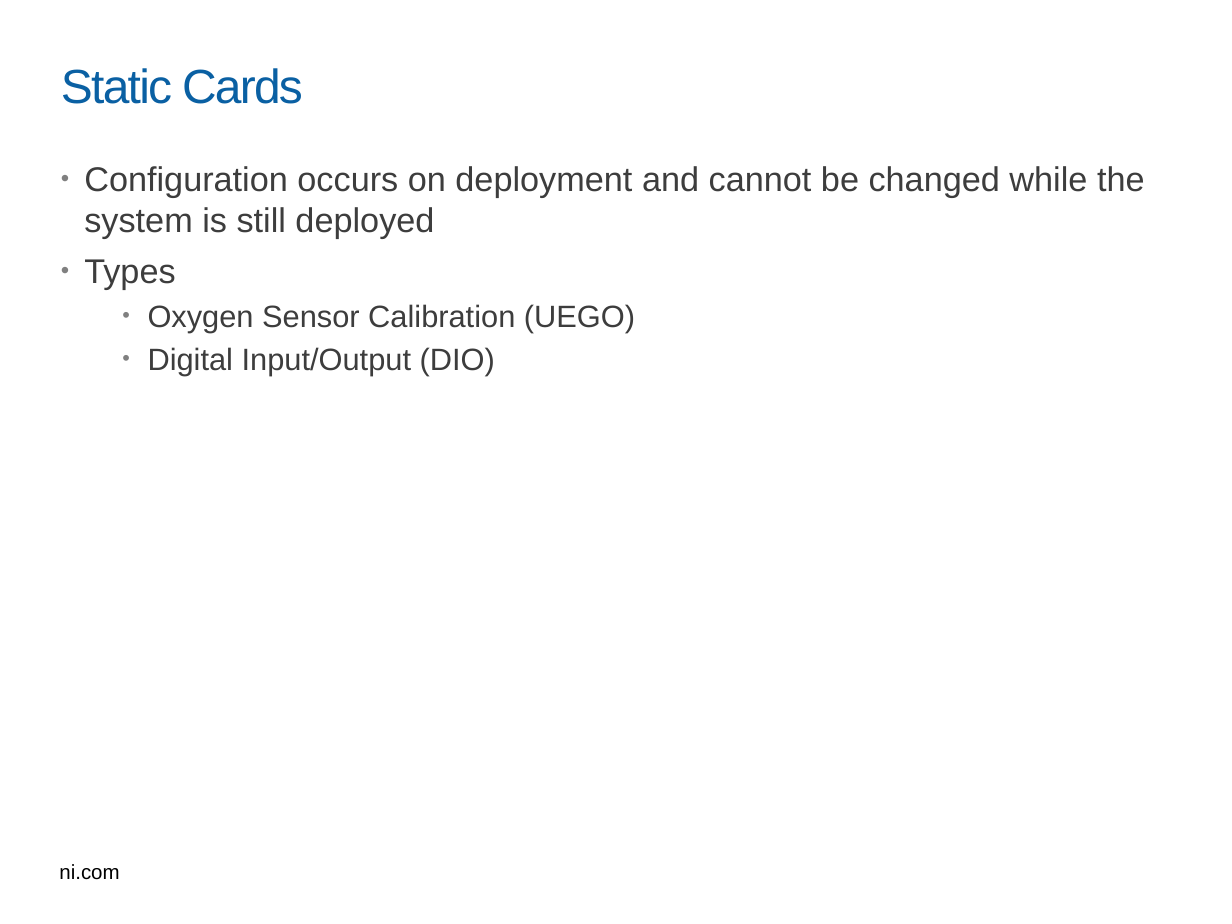
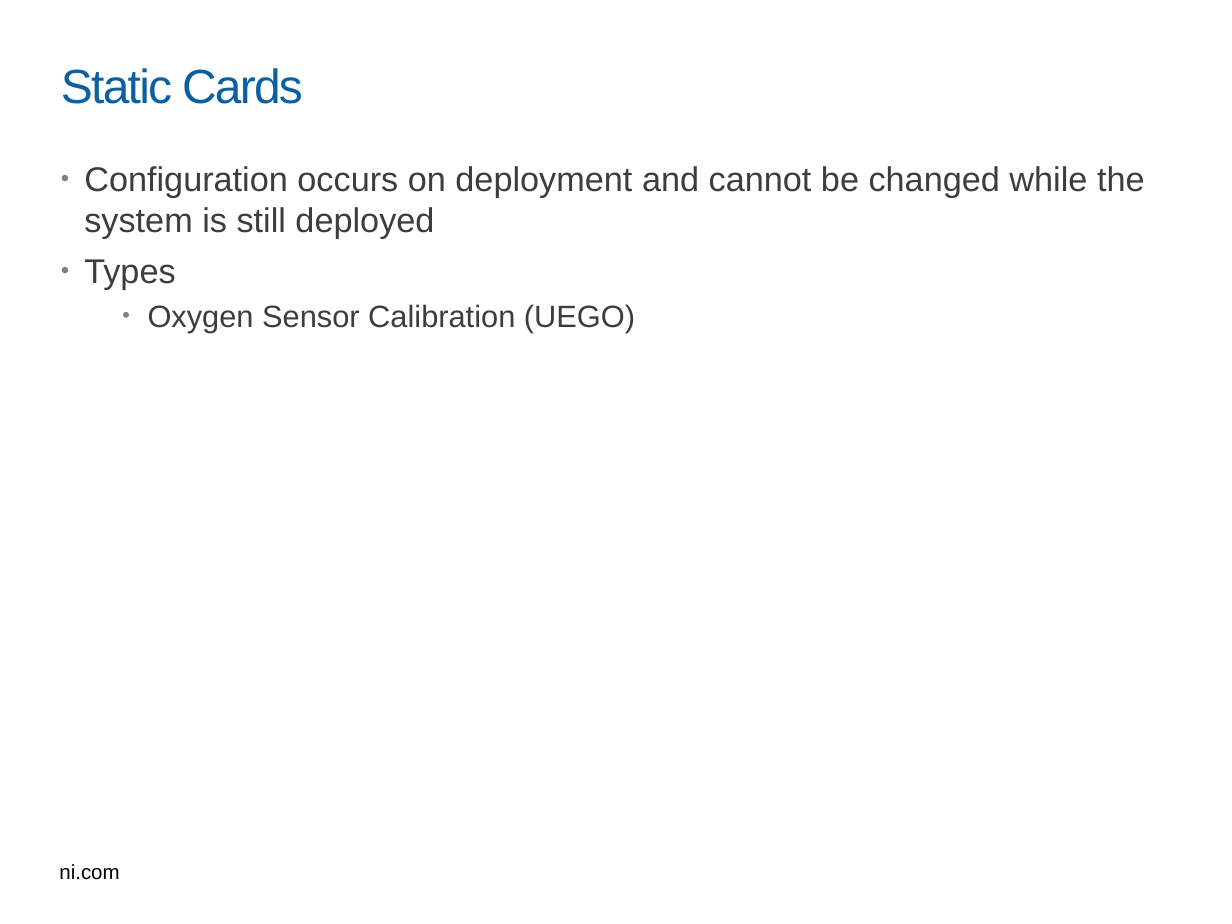
Before and after one commit to NIVeriStandAdd-Ons/DET-SPI-Tool, a slide deck: slide 9 of Documentation/SLSC Configuration Custom Device.pptx. Drawn at 1232x924 pixels with LibreOffice and Linux fonts; fonts in the diff are those of the drawing; background and template pictures are left out. Boxes give left, top, right and bottom in pixels: in the first picture for what was removed or moved away, otherwise in the second. Text is boxed around its words. In the diff, an @@ line names an element or a change of style, - is before the commit and + after.

```diff
--- a/Documentation/SLSC Configuration Custom Device.pptx
+++ b/Documentation/SLSC Configuration Custom Device.pptx
@@ text at bbox=[148, 347, 495, 376]: paragraph removed @@
-  • Digital Input/Output (DIO)
```
Also in this commit, not shown: 4 other slides changed.
